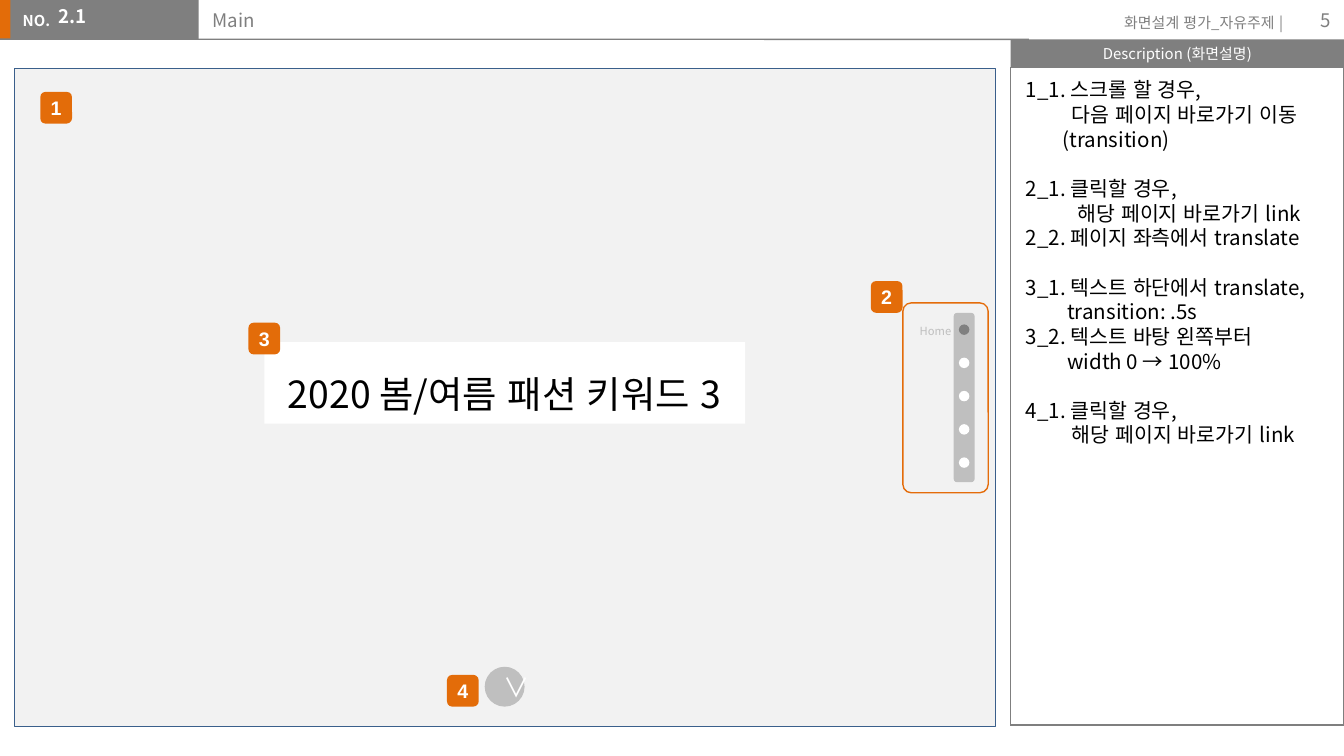
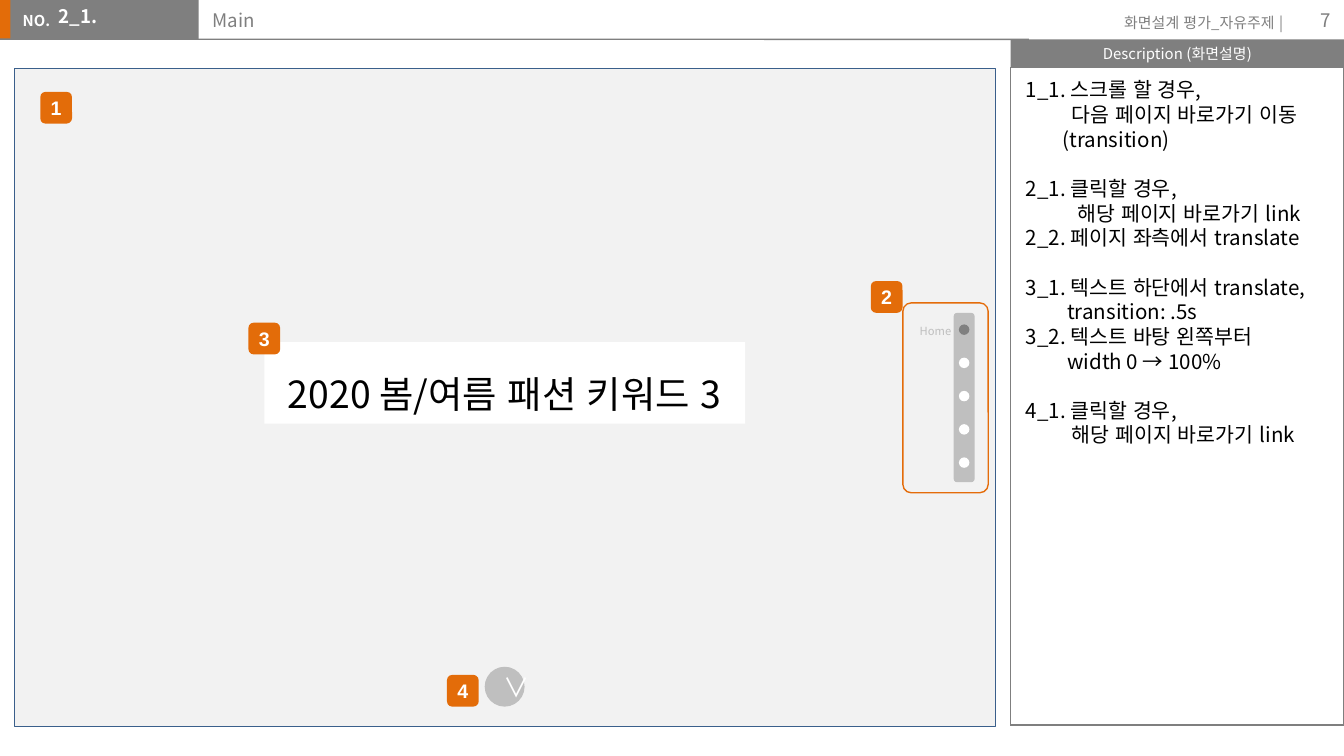
Before and after one commit to chaemilee9012/TIL2020, a slide deck: slide 7 of assignment/storyboard/이채미.pptx (slide 5 before the commit). Drawn at 1344x756 pixels with LibreOffice and Linux fonts; fonts in the diff are those of the drawing. Boxes give left, top, right and bottom in pixels: in the first picture for what was removed or moved away, otherwise in the second. Text is boxed around its words. In the diff, an @@ line names an element or a change of style, - is before the commit and + after.

```diff
--- a/assignment/storyboard/이채미.pptx
+++ b/assignment/storyboard/이채미.pptx
@@ text at (x1=59, y1=9, x2=98, y2=26): text changed @@
-2.1
+2_1.
@@ page number at (x1=1320, y1=13, x2=1330, y2=27): text changed @@
-5
+7
```
Also in this commit, not shown: 7 other slides changed, 6 slides added, 5 other files.
